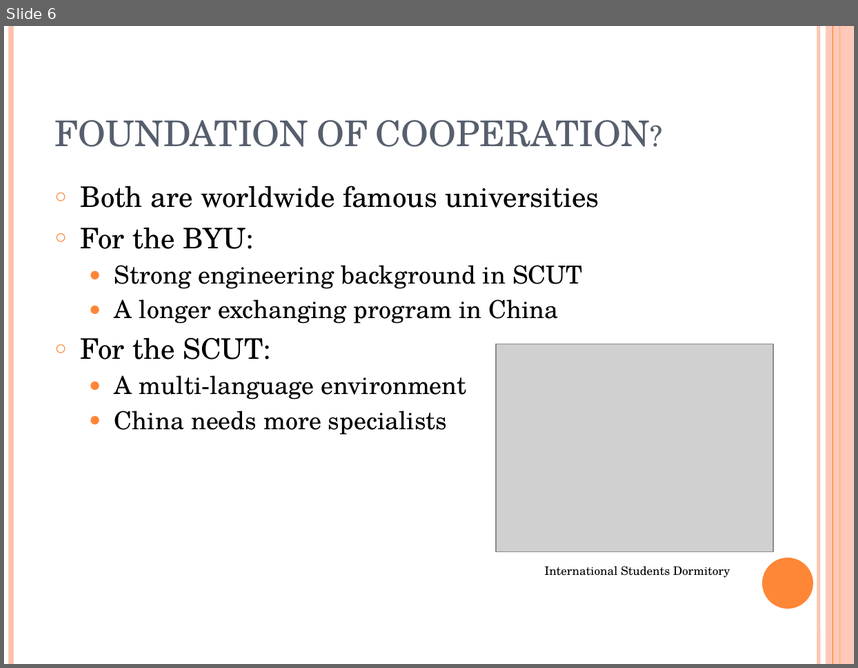
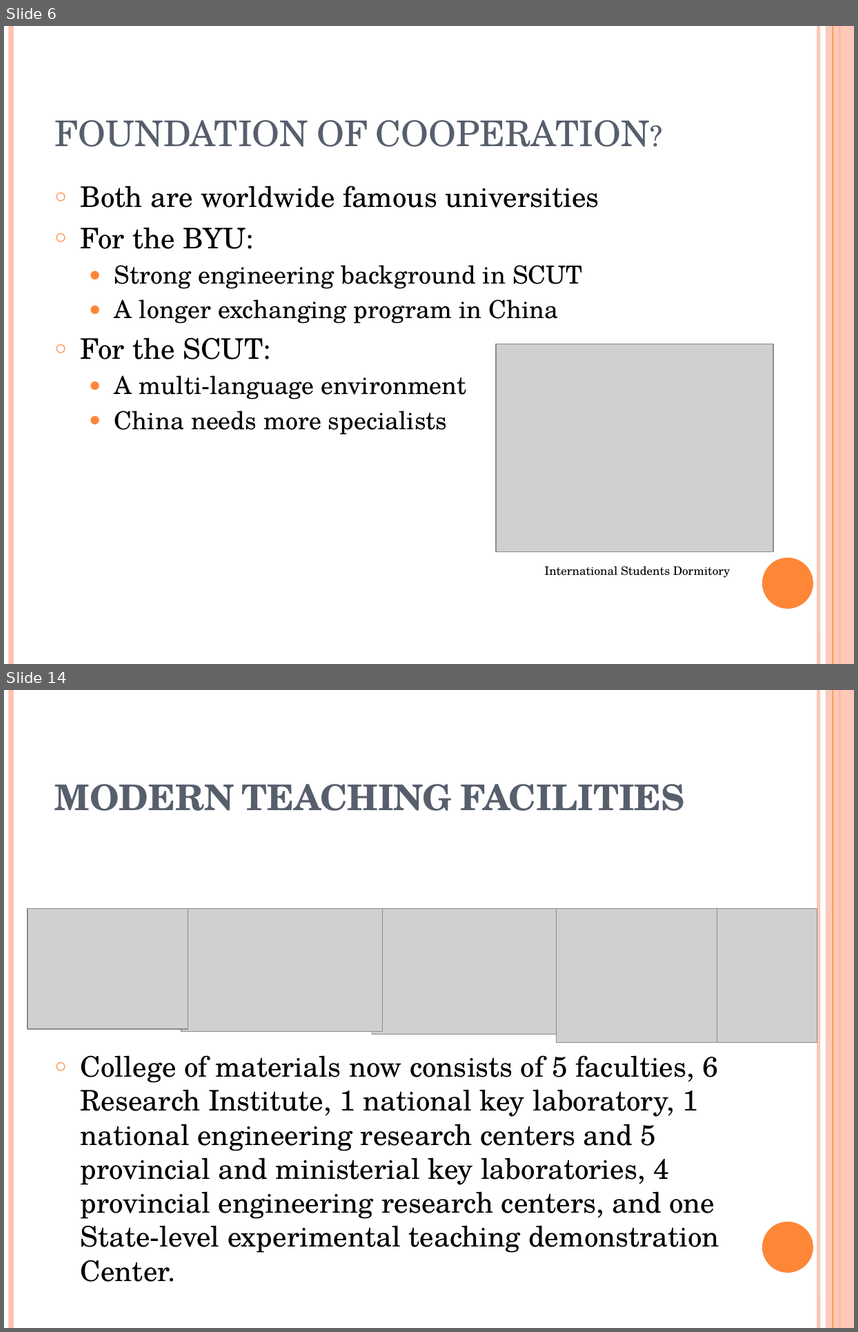
Before and after one commit to wattlebird/BYU_SCUT_EXCHANGE_PT, a slide deck: BYU-SCUT EXCHANGING PROGRAME.pptx. Shown one above the other, each under a label of ours: slide 6 before the commit, slides 6 and 14 after it; the slides between them are not shown. The pictures are 858x668 and 858x1332 pixels, drawn with LibreOffice and Linux fonts; fonts in the diff are those of the drawing; grey boxes stand for pictures. Boxes give left, top, right and bottom in pixels: in the first picture for what was removed or moved away, otherwise in the second. Text is boxed around its words. In the diff, an @@ line names an element or a change of style, - is before the commit and + after.

```diff
--- a/BYU-SCUT EXCHANGING PROGRAME.pptx
+++ b/BYU-SCUT EXCHANGING PROGRAME.pptx
@@ slide 14 added at box(4, 690, 854, 1328), background #FFFFFF; not listed: 6 template elements that a slide beside it also shows @@
@@ title added at box(55, 784, 686, 811), 30 pt, text #575F6D, bold, small capitals @@
+MODERN TEACHING FACILITIES
@@ picture added at box(27, 909, 188, 1029) @@
@@ picture added at box(181, 909, 383, 1032) @@
@@ picture added at box(372, 909, 561, 1034) @@
@@ picture added at box(557, 909, 717, 1042) @@
@@ picture added at box(717, 909, 818, 1042) @@
@@ text added at box(81, 1055, 719, 1281), 24 pt, text #000000 @@
+○ College of materials now consists of 5 faculties, 6 Research Institute, 1 national key laboratory, 1 national engineering research centers and 5 provincial and ministerial key laboratories, 4 provincial engineering research centers, and one State-level experimental teaching demonstration Center.
```
Also in this commit, not shown: 4 slides changed, 16 other slides added, 1 slide removed, 8 other files.
